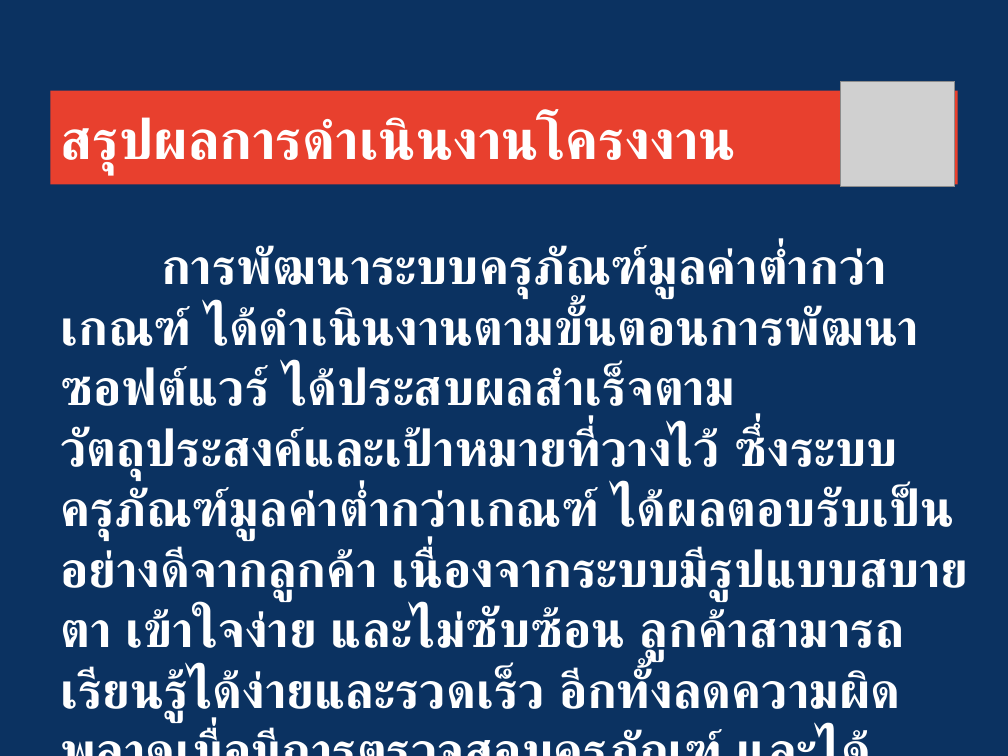
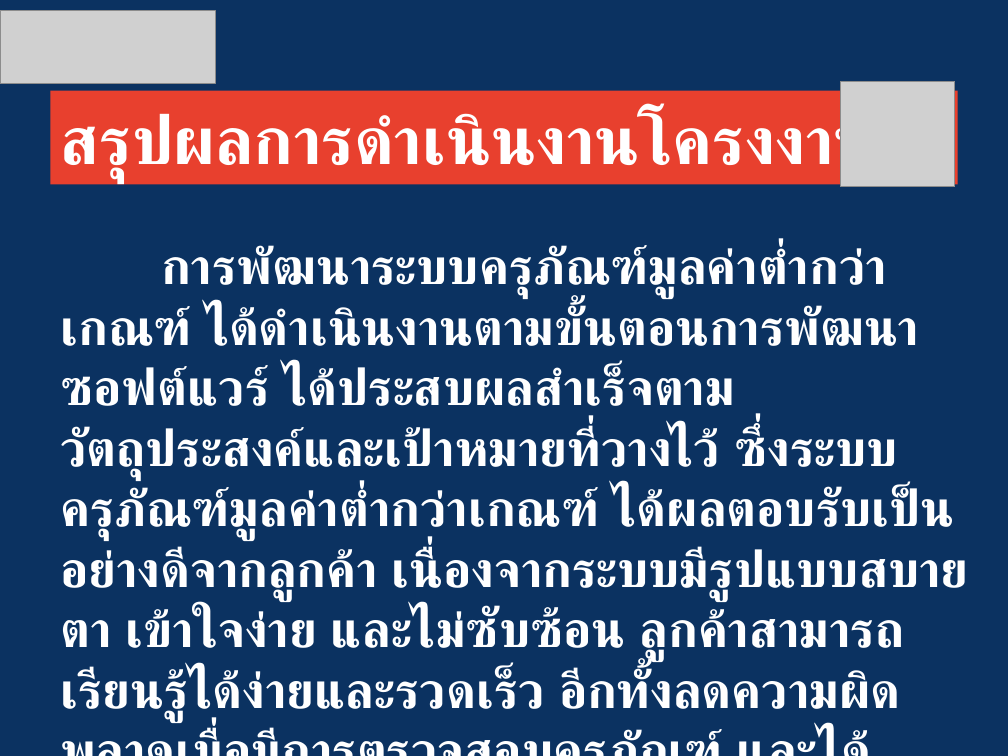
Before and after one commit to JhunCabas/asset-project-system, a slide deck: slide 21 of ASSET_DOC/ASSET_Proposal/ASSET_Final.pptx (slide 19 before the commit). Drawn at 1008x756 pixels with LibreOffice and Linux fonts; fonts in the diff are those of the drawing; grey boxes stand for pictures; background and template pictures are left out. Boxes give left, top, right and bottom in pixels: in the first picture for what was removed or moved away, otherwise in the second. Text is boxed around its words. In the diff, an @@ line names an element or a change of style, - is before the commit and + after.

```diff
--- a/ASSET_DOC/ASSET_Proposal/ASSET_Final.pptx
+++ b/ASSET_DOC/ASSET_Proposal/ASSET_Final.pptx
@@ picture added at box(0, 10, 215, 84) @@
@@ title "สรุปผลการดำเนินงานโครงงาน" at box(50, 91, 958, 184): size 39.6 to 48 pt, font Roboto to Lato @@
```
Also in this commit, not shown: 19 other slides changed, 2 slides added, 1 slide removed, 2 other files.
